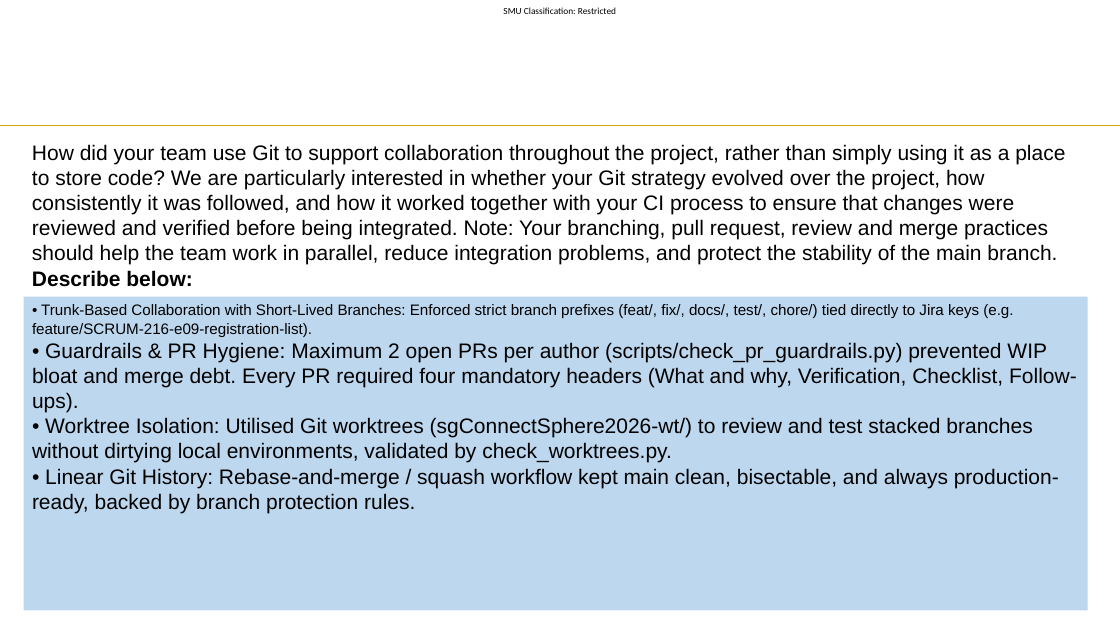
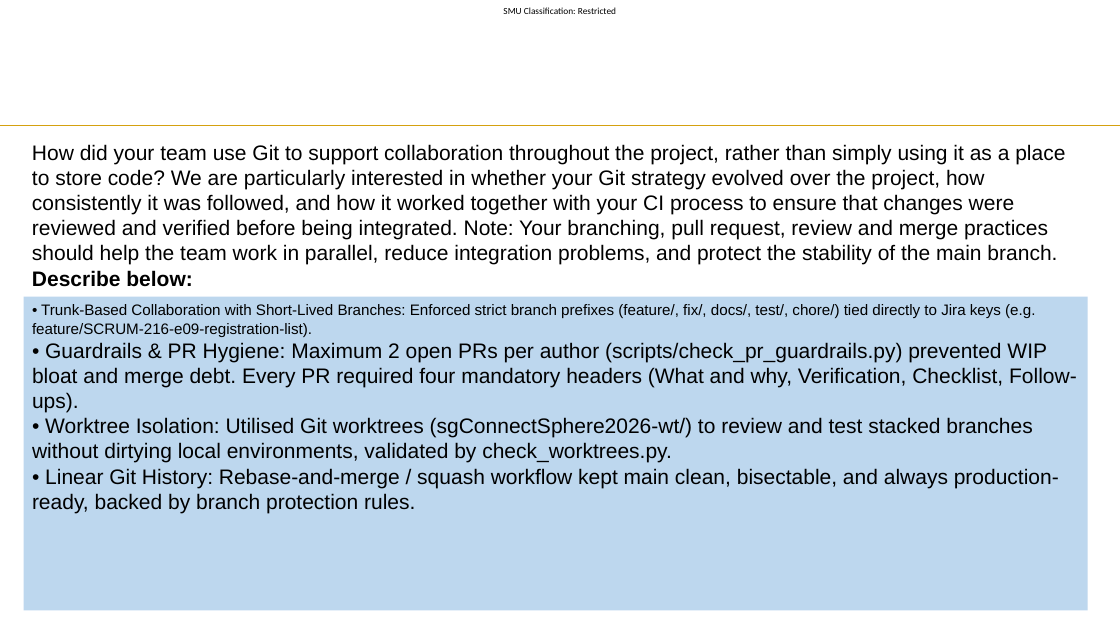
Before and after one commit to hongyime/sgConnectSphere2026, a slide deck: slide 9 of docs/slides/presentation/Week 11 Presentation.pptx. Drawn at 1120x630 pixels with LibreOffice and Linux fonts; fonts in the diff are those of the drawing; background and template pictures are left out. Boxes give left, top, right and bottom in pixels: in the first picture for what was removed or moved away, otherwise in the second. Text is boxed around its words. In the diff, an @@ line names an element or a change of style, - is before the commit and + after.

```diff
--- a/docs/slides/presentation/Week 11 Presentation.pptx
+++ b/docs/slides/presentation/Week 11 Presentation.pptx
@@ text in rectangle at box(32, 304, 1035, 337): text changed @@
-• Trunk-Based Collaboration with Short-Lived Branches: Enforced strict branch prefixes (feat/, fix/, docs/, test/, chore/) tied directly to Jira keys (e.g. feature/SCRUM-216-e09-registration-list).
+• Trunk-Based Collaboration with Short-Lived Branches: Enforced strict branch prefixes (feature/, fix/, docs/, test/, chore/) tied directly to Jira keys (e.g. feature/SCRUM-216-e09-registration-list).
```
Also in this commit, not shown: 7 other slides changed, 1 other file.
